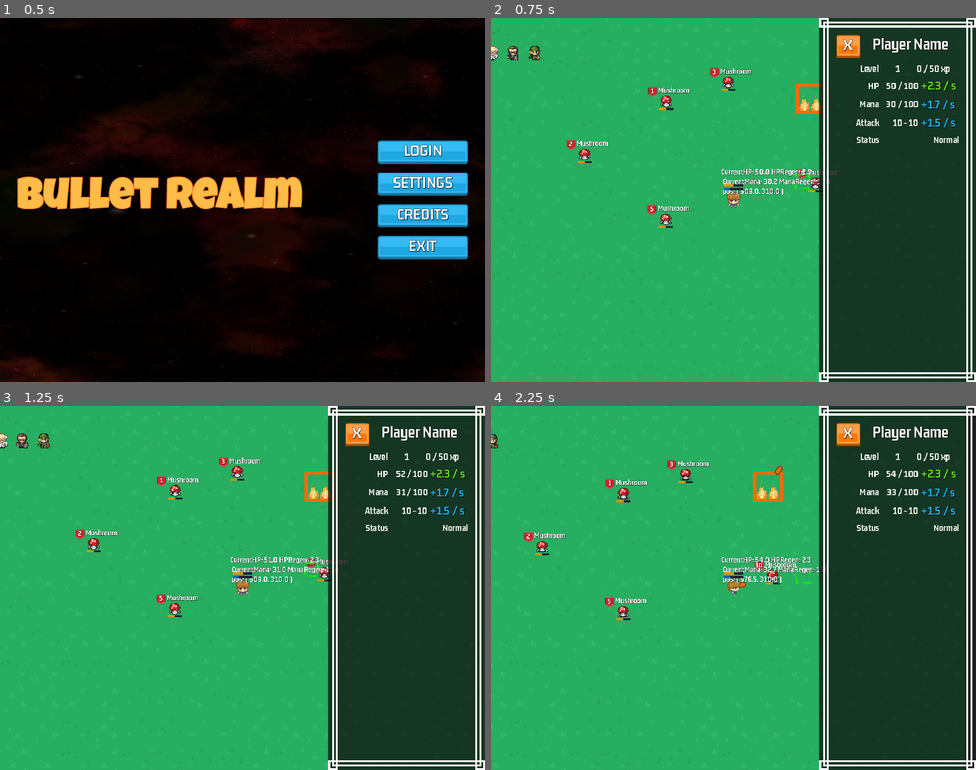
Above: before the commit, frames 1-4 (two rows, left to right).
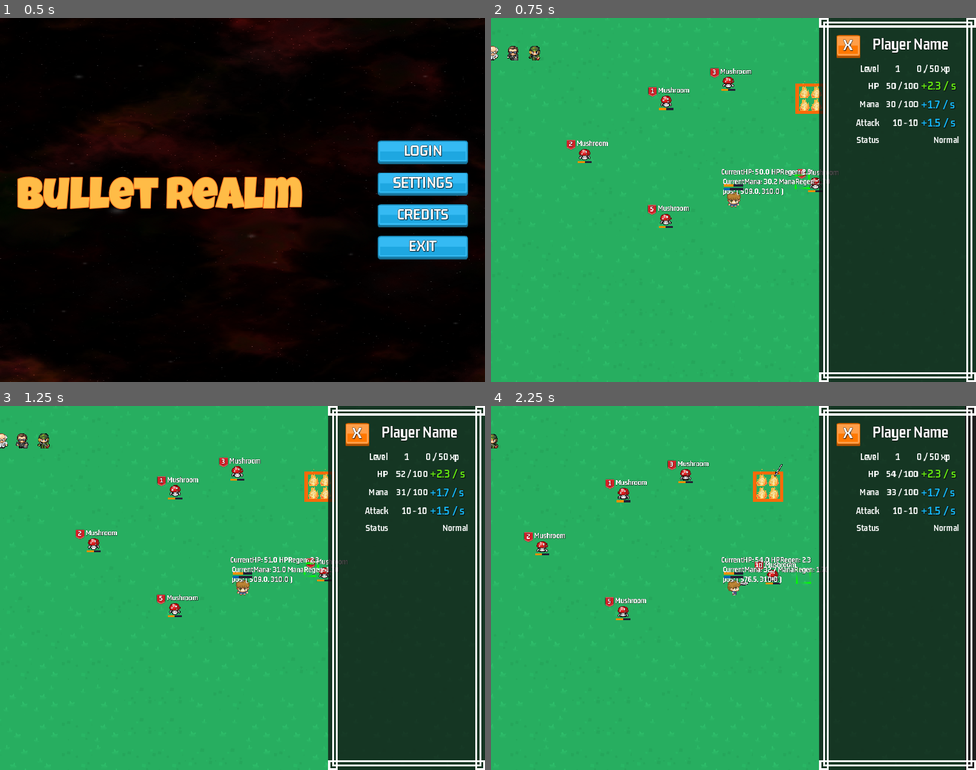
Above: after the commit, the same moments.

Repository: HelloImKevo/GodotGames
Game: Godot game, scene res://main_login/main_login.tscn
Two runs of this game, one before a commit and one after it. Both use one fixed random seed, a clock stepped at 60 frames per second and the inputs below.
Inputs (mouse positions are in pixels of both pictures, inside the frame that each line leads up to):
- Up to frame 1 (0.5 s): no input
- Up to frame 2 (0.75 s): click "LOGIN" at 0.5 s
- Up to frame 3 (1.25 s): no input
- Up to frame 4 (2.25 s): click "X" at 1.25 s; move the mouse to (840, 569) at 2.02 s; hold D (move_right) from 2.03 s (still down); click (840, 569) at 2.17 s

Frame 1 is identical in both runs. In frame 2, 0.1% of the frame differs, in the area x 63-69%, y 17-22%; in frame 3, 0.1%; in frame 4, 0.2%, in the area x 51-61%, y 16-50%.

Commit message:
[Bullet] Add randomized Player Bullet sprites and adjust Collision Layers and Masks

Diff:
--- a/BulletRealm/attacks/base_bullet.gd
+++ b/BulletRealm/attacks/base_bullet.gd
@@ -5,7 +5,7 @@
 ## This might be too costly for performance.
 const BOOM: PackedScene = preload("res://graphics/explosion.tscn")
 
-@onready var sprite = $Sprite
+@onready var sprite: Sprite2D = $Sprite
 
 ## How long until this projectile fades away and is destroyed. Should generally
 ## be less than 4 seconds.
@@ -83,7 +83,16 @@
 ## physics "Bodies". So bullets should use on_area_entered and objects that can
 ## be hit by bullets should use on_area_entered.
 func _on_body_entered(body):
-	if AreaUtils.is_enemy(body) or AreaUtils.is_player(body):
-		if lifespan_timer != null:
-			lifespan_timer.stop()
-		create_boom()
+	if AreaUtils.is_enemy(body):
+		_collide_and_die()
+
+
+func _on_area_entered(area):
+	if AreaUtils.is_player_hitbox(area):
+		_collide_and_die()
+
+
+func _collide_and_die():
+	if lifespan_timer != null:
+		lifespan_timer.stop()
+	create_boom()
--- a/BulletRealm/attacks/base_bullet.tscn
+++ b/BulletRealm/attacks/base_bullet.tscn
@@ -19,5 +19,6 @@
 [node name="LifespanTimer" type="Timer" parent="."]
 one_shot = true
 
+[connection signal="area_entered" from="." to="." method="_on_area_entered"]
 [connection signal="body_entered" from="." to="." method="_on_body_entered"]
 [connection signal="timeout" from="LifespanTimer" to="." method="_on_lifespan_timer_timeout"]
--- a/BulletRealm/attacks/enemy_bullet.tscn
+++ b/BulletRealm/attacks/enemy_bullet.tscn
@@ -8,11 +8,12 @@
 radius = 7.00446
 
 [node name="EnemyBullet" groups=["enemy_bullet"] instance=ExtResource("1_kdv02")]
-collision_layer = 8
-collision_mask = 1
+collision_layer = 16
+collision_mask = 2
 script = ExtResource("2_e51er")
 
 [node name="Sprite" parent="." index="0"]
+scale = Vector2(0.7, 0.7)
 texture = ExtResource("3_waumh")
 hframes = 6
 
--- a/BulletRealm/attacks/player_bullet.gd
+++ b/BulletRealm/attacks/player_bullet.gd
@@ -4,15 +4,22 @@
 
 enum Type { RED_BULLET }
 
-@export var bullet_type: Type = Type.RED_BULLET
-
-const BULLET_RED_OUTLINE = preload("res://assets/images/bullet_red_outline.png")
-
 
 func _ready():
 	super()
-	sprite.texture = BULLET_RED_OUTLINE
+	_create_random_bullet()
 
 
 func _get_fade_duration() -> float:
 	return 0.3
+
+
+## For testing purposes only.
+func _create_random_bullet() -> void:
+	var bullet_data: Dictionary = BulletManager.PLAYER_BULLETS
+	var key: String = bullet_data.keys().pick_random()
+	var sprite_data: BulletSpriteData = bullet_data[key]
+	sprite.frame = sprite_data.frame
+	sprite.rotation_degrees = sprite_data.rotation_degrees
+	sprite.scale = Vector2(sprite_data.scale, sprite_data.scale)
+	sprite.flip_h = sprite_data.flip_h
--- a/BulletRealm/attacks/player_bullet.tscn
+++ b/BulletRealm/attacks/player_bullet.tscn
@@ -1,20 +1,22 @@
-[gd_scene load_steps=4 format=3 uid="uid://d37viav1dvpc1"]
+[gd_scene load_steps=5 format=3 uid="uid://d37viav1dvpc1"]
 
 [ext_resource type="PackedScene" uid="uid://bid6vpo6tone0" path="res://attacks/base_bullet.tscn" id="1_uuflx"]
 [ext_resource type="Script" path="res://attacks/player_bullet.gd" id="2_emlx5"]
+[ext_resource type="Texture2D" uid="uid://wexm635mvroi" path="res://assets/spritesheets/bullets/player_bullets_24_01.png" id="3_7c1g7"]
 
-[sub_resource type="RectangleShape2D" id="RectangleShape2D_xjea1"]
-size = Vector2(10, 18.5)
+[sub_resource type="CircleShape2D" id="CircleShape2D_6kpht"]
+radius = 6.0
 
 [node name="PlayerBullet" groups=["player_bullet"] instance=ExtResource("1_uuflx")]
-collision_layer = 4
-collision_mask = 2
+collision_layer = 8
+collision_mask = 4
 script = ExtResource("2_emlx5")
-bullet_type = null
 
 [node name="Sprite" parent="." index="0"]
-rotation = 1.5708
+texture = ExtResource("3_7c1g7")
+hframes = 14
+vframes = 3
 
 [node name="CollisionShape" parent="." index="1"]
 position = Vector2(0.25, 8.07644e-07)
-shape = SubResource("RectangleShape2D_xjea1")
+shape = SubResource("CircleShape2D_6kpht")
--- a/BulletRealm/characters/npc.tscn
+++ b/BulletRealm/characters/npc.tscn
@@ -7,7 +7,7 @@
 size = Vector2(20, 29)
 
 [node name="NPC" type="StaticBody2D"]
-collision_layer = 32
+collision_layer = 64
 script = ExtResource("1_a1xqp")
 
 [node name="Sprite" type="Sprite2D" parent="."]
--- a/BulletRealm/constants/identifier.gd
+++ b/BulletRealm/constants/identifier.gd
@@ -2,6 +2,7 @@
 
 
 const GROUP_PLAYER := "player"
+const GROUP_PLAYER_HITBOX := "player_hitbox"
 const GROUP_ENEMY := "enemy"
 const GROUP_PLAYER_BULLET := "player_bullet"
 const GROUP_ENEMY_BULLET := "enemy_bullet"
--- /dev/null
+++ b/BulletRealm/core/bullet_sprite_data.gd
@@ -0,0 +1,14 @@
+class_name BulletSpriteData
+
+
+var frame: int
+var rotation_degrees: float
+var scale: float
+var flip_h: bool = false
+
+
+func _init(f: int, r: float, s: float, flip: bool = false):
+	frame = f
+	rotation_degrees = r
+	scale = s
+	flip_h = flip
--- a/BulletRealm/enemies/enemy.tscn
+++ b/BulletRealm/enemies/enemy.tscn
@@ -70,7 +70,7 @@
 radius = 12.0
 
 [node name="Enemy" type="CharacterBody2D" groups=["enemy"]]
-collision_layer = 2
+collision_layer = 4
 script = ExtResource("1_k0wji")
 
 [node name="Sprite" type="Sprite2D" parent="."]
@@ -126,8 +126,8 @@
 [node name="ShootTimer" type="Timer" parent="."]
 
 [node name="Hitbox" type="Area2D" parent="."]
-collision_layer = 2
-collision_mask = 5
+collision_layer = 4
+collision_mask = 8
 
 [node name="CollisionCircle" type="CollisionShape2D" parent="Hitbox"]
 shape = SubResource("CircleShape2D_pvoun")
--- a/BulletRealm/hazards/hazard.tscn
+++ b/BulletRealm/hazards/hazard.tscn
@@ -37,7 +37,8 @@
 radius = 11.0
 
 [node name="Hazard" type="Area2D" groups=["hazard"]]
-collision_layer = 16
+collision_layer = 32
+collision_mask = 2
 script = ExtResource("1_hnev1")
 
 [node name="AnimatedSprite" type="AnimatedSprite2D" parent="."]
--- a/BulletRealm/player/player.gd
+++ b/BulletRealm/player/player.gd
@@ -17,6 +17,7 @@
 
 @onready var sprite = $Sprite
 @onready var animation = $Animation
+@onready var hit_sound = $HitSound
 
 @onready var cursor = $Cursor
 @onready var health_bar = $HealthBar
@@ -76,15 +77,10 @@
 func _update_status_effect_and_visuals() -> void:
 	# Burning has a higher priority than healing and other effects.
 	if status_effects.is_burning():
-		if _active_status_effect_visual == StatusEffect.Type.BURNING:
-			return
-
-		_visual_effect_tween = TweenUtils.tween_flash_red(sprite, 0.3)
+		if _visual_effect_tween == null or not _visual_effect_tween.is_running():
+			_visual_effect_tween = TweenUtils.tween_flash_red(sprite, 0.3)
 		_active_status_effect_visual = StatusEffect.Type.BURNING
 	else:
-		# Reset to default color.
-		sprite.self_modulate = Color.WHITE
-		TweenUtils.kill_tween(_visual_effect_tween)
 		_active_status_effect_visual = StatusEffect.Type.NONE
 
 
@@ -211,8 +207,11 @@
 
 func _take_damage(damage_unit: DamageUnit) -> void:
 	var scaled_damage: float = damage_unit.scaled_amount(attrs.level())
-	# TODO: Play a sound effect or animation for player.
 	attrs.take_damage(scaled_damage)
+
+	if _visual_effect_tween == null or not _visual_effect_tween.is_running():
+		_visual_effect_tween = TweenUtils.tween_flash_red(sprite, 0.2)
+	SoundManager.player_hit_sound(hit_sound)
 
 
 func _on_hitbox_area_exited(area):
--- a/BulletRealm/player/player.tscn
+++ b/BulletRealm/player/player.tscn
@@ -128,7 +128,7 @@
 
 [node name="Player" type="CharacterBody2D" groups=["player"]]
 z_index = 1
-collision_mask = 35
+collision_mask = 69
 script = ExtResource("1_hfdu0")
 
 [node name="Sprite" type="Sprite2D" parent="."]
@@ -144,8 +144,9 @@
 position = Vector2(0, 1)
 shape = SubResource("CircleShape2D_8tiva")
 
-[node name="Hitbox" type="Area2D" parent="."]
-collision_mask = 24
+[node name="Hitbox" type="Area2D" parent="." groups=["player_hitbox"]]
+collision_layer = 2
+collision_mask = 48
 
 [node name="CollisionCircle" type="CollisionShape2D" parent="Hitbox"]
 position = Vector2(0, 2)
@@ -161,6 +162,9 @@
 }
 
 [node name="AttackSound" type="AudioStreamPlayer" parent="."]
+bus = &"Sound"
+
+[node name="HitSound" type="AudioStreamPlayer" parent="."]
 bus = &"Sound"
 
 [node name="Label" type="Label" parent="."]
--- a/BulletRealm/project.godot
+++ b/BulletRealm/project.godot
@@ -22,12 +22,15 @@
 Settings="*res://singletons/settings.gd"
 SignalManager="*res://singletons/signal_manager.gd"
 GameManager="*res://singletons/game_manager.gd"
+BulletManager="*res://singletons/bullet_manager.gd"
+SoundManager="*res://singletons/sound_manager.gd"
 
 [display]
 
-window/size/viewport_width=1024
-window/size/viewport_height=768
+window/size/viewport_width=2048
+window/size/viewport_height=1536
 window/stretch/mode="canvas_items"
+window/stretch/scale=2.0
 window/dpi/allow_hidpi=false
 
 [input]
@@ -68,12 +71,13 @@
 
 [layer_names]
 
-2d_physics/layer_1="player"
-2d_physics/layer_2="enemy"
-2d_physics/layer_3="player_bullet"
-2d_physics/layer_4="enemy_bullet"
-2d_physics/layer_5="hazard"
-2d_physics/layer_6="npc"
+2d_physics/layer_1="player_physics_body"
+2d_physics/layer_2="player_hitbox"
+2d_physics/layer_3="enemy"
+2d_physics/layer_4="player_bullet"
+2d_physics/layer_5="enemy_bullet"
+2d_physics/layer_6="hazard"
+2d_physics/layer_7="npc"
 
 [rendering]
 
--- /dev/null
+++ b/BulletRealm/singletons/bullet_manager.gd
@@ -0,0 +1,13 @@
+extends Node
+## BulletManager
+
+
+static var PLAYER_BULLETS: Dictionary = {
+	"cleaver_1": BulletSpriteData.new(0, 130.0, 1.0),
+	"cleaver_2": BulletSpriteData.new(1, 130.0, 1.0),
+	"bear_claw_1": BulletSpriteData.new(2, -40.0, 1.0, true),
+	"katana_1": BulletSpriteData.new(3, 130.0, 1.0),
+	"spear_1": BulletSpriteData.new(4, 135.0, 1.0),
+	"wand_1": BulletSpriteData.new(5, 135.0, 1.0),
+	"spear_2": BulletSpriteData.new(6, 135.0, 1.0)
+}
--- /dev/null
+++ b/BulletRealm/singletons/sound_manager.gd
@@ -0,0 +1,10 @@
+extends Node
+## SoundManager
+
+
+const CLICK_BUBBLE_POP = preload("res://assets/sound/click_bubble_pop.wav")
+
+
+func player_hit_sound(audio: AudioStreamPlayer) -> void:
+	audio.stream = CLICK_BUBBLE_POP
+	audio.play()
--- a/BulletRealm/test_level/test_level.tscn
+++ b/BulletRealm/test_level/test_level.tscn
@@ -55,11 +55,17 @@
 
 [node name="Hazards" type="Node2D" parent="."]
 
-[node name="Hazard" parent="Hazards" instance=ExtResource("5_mb6i1")]
-position = Vector2(659, 112)
+[node name="Hazard4" parent="Hazards" instance=ExtResource("5_mb6i1")]
+position = Vector2(659, 85)
 
 [node name="Hazard2" parent="Hazards" instance=ExtResource("5_mb6i1")]
 position = Vector2(684, 112)
+
+[node name="Hazard3" parent="Hazards" instance=ExtResource("5_mb6i1")]
+position = Vector2(684, 85)
+
+[node name="Hazard" parent="Hazards" instance=ExtResource("5_mb6i1")]
+position = Vector2(659, 112)
 
 [node name="NPCs" type="Node2D" parent="."]
 
--- a/BulletRealm/utils/area_utils.gd
+++ b/BulletRealm/utils/area_utils.gd
@@ -5,8 +5,8 @@
 	return area.is_in_group(Identifier.GROUP_ENEMY)
 
 
-static func is_player(area: Node) -> bool:
-	return area.is_in_group(Identifier.GROUP_PLAYER)
+static func is_player_hitbox(area: Node) -> bool:
+	return area.is_in_group(Identifier.GROUP_PLAYER_HITBOX)
 
 
 static func is_player_bullet(area: Node) -> bool:
--- a/BulletRealm/utils/tween_utils.gd
+++ b/BulletRealm/utils/tween_utils.gd
@@ -14,7 +14,6 @@
 
 static func tween_flash_red(node: Node2D, duration: float) -> Tween:
 	var tween: Tween = node.get_tree().create_tween()
-	tween.set_loops()
 	tween.tween_property(node, "self_modulate", Color.RED, 0.3)
 	tween.tween_property(node, "self_modulate", Color.WHITE, 0.3)
 	return tween
Not shown, added: BulletRealm/assets/sound/click_bubble_pop.wav.import
Binary file added: BulletRealm/assets/spritesheets/bullets/player_bullets_24_01.png
Not shown, added: BulletRealm/assets/spritesheets/bullets/player_bullets_24_01.png.import
Not shown, added: BulletRealm/assets/sound/click_bubble_pop.wav
